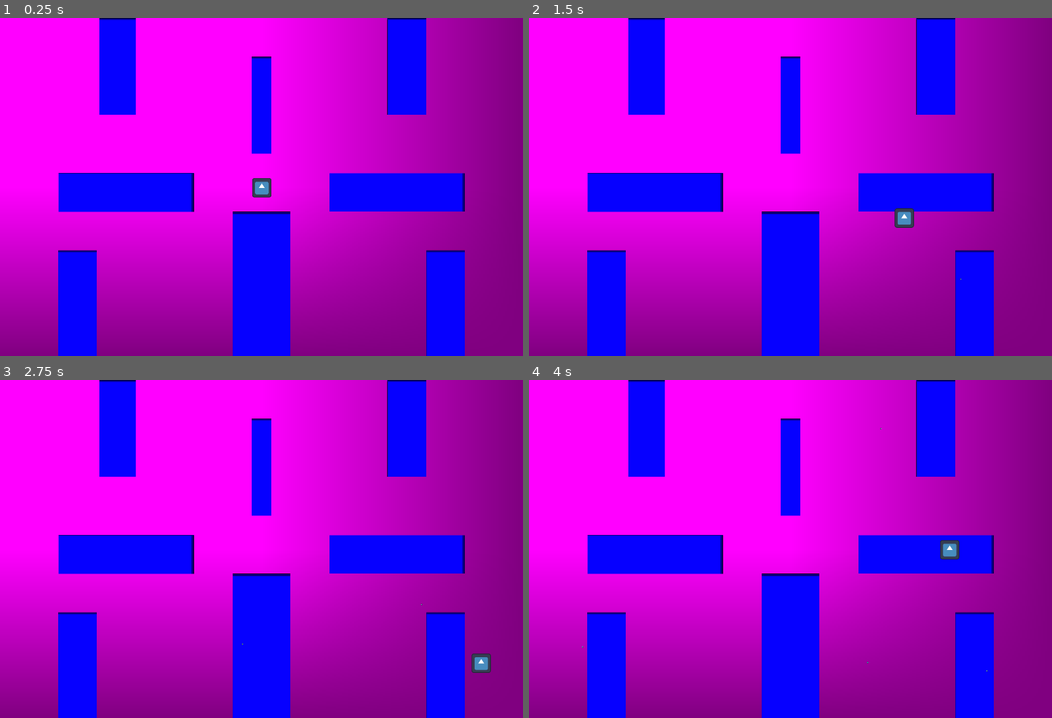
Above: before the commit, frames 1-4 (two rows, left to right).
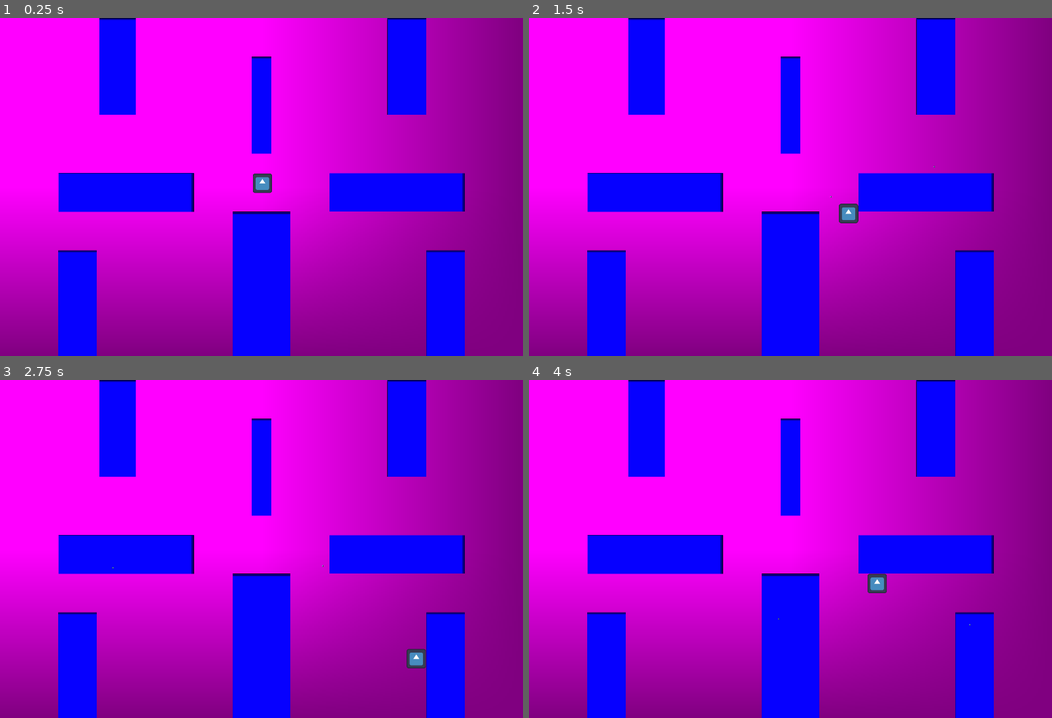
Above: after the commit, the same moments.

Repository: pingram-3/citrus-hack-2025
Game: Godot game, scene res://Main.tscn
Same seed, same stepped clock (60 frames per second), same inputs: the game is played once before the commit and once after it. This scene is started directly instead of the project's main scene. The engine's default icon, where the game draws it, is replaced by a stand-in: a white triangle on a blue panel in a dark square.
Inputs (mouse positions are in pixels of both pictures, inside the frame that each line leads up to):
- Up to frame 1 (0.25 s): no input
- Up to frame 2 (1.5 s): tap Enter at 0.5 s; move the mouse to (905, 170) at 0.52 s; hold D (right) 0.53-1.28 s; click (905, 170) at 0.6 s; move the mouse to (685, 203) at 1.27 s; hold S (down) from 1.28 s (still down); click (685, 203) at 1.35 s
- Up to frame 3 (2.75 s): move the mouse to (313, 474) at 2.02 s; release S (down) at 2.03 s; hold D (right) from 2.03 s (still down); click (313, 474) at 2.1 s
- Up to frame 4 (4 s): move the mouse to (764, 616) at 2.77 s; release D (right) at 2.78 s; hold W (up) 2.78-3.53 s; click (764, 616) at 2.85 s; move the mouse to (947, 599) at 3.52 s; hold A (left) from 3.53 s (still down); click (947, 599) at 3.6 s

The runs differ from the first frame. In frame 1, 0.2% of the frame differs, in the area x 48-52%, y 46-54%; in frame 2, 0.4%; in frame 3, 0.4%; in frame 4, 0.4%, in the area x 10-88%, y 14-87%.

Commit message:
Update player

Diff:
--- a/Main.tscn
+++ b/Main.tscn
@@ -8,5 +8,5 @@
 [node name="Level" parent="." instance=ExtResource("1_glv2v")]
 
 [node name="Player" parent="." instance=ExtResource("2_uu6xs")]
-position = Vector2(865, 561)
+position = Vector2(867, 546)
 scale = Vector2(0.5, 0.5)
--- a/character_body_2d.gd
+++ b/character_body_2d.gd
@@ -26,6 +26,7 @@
 		shootDirection = (targetPosition - global_position).normalized()
 
 		var m1 = preloadm1.instantiate()
+		get_parent().add_child(m1)
 		m1.launchProjectile(global_position, targetPosition)
 		get_parent().add_child(m1)
 
--- a/level.tscn
+++ b/level.tscn
@@ -19,9 +19,10 @@
 centered = false
 
 [node name="Bounds" type="Node2D" parent="."]
-metadata/_edit_lock_ = true
 
 [node name="WallTop" type="StaticBody2D" parent="Bounds"]
+collision_layer = 7
+collision_mask = 7
 
 [node name="CollisionShape2D" type="CollisionShape2D" parent="Bounds/WallTop"]
 position = Vector2(863.99994, -31.48438)
@@ -29,6 +30,8 @@
 shape = SubResource("RectangleShape2D_u52ul")
 
 [node name="WallBottom" type="StaticBody2D" parent="Bounds"]
+collision_layer = 7
+collision_mask = 7
 
 [node name="CollisionShape2D" type="CollisionShape2D" parent="Bounds/WallBottom"]
 position = Vector2(867.125, 1150.7109)
@@ -36,6 +39,8 @@
 shape = SubResource("RectangleShape2D_u52ul")
 
 [node name="WallLeft" type="StaticBody2D" parent="Bounds"]
+collision_layer = 7
+collision_mask = 7
 
 [node name="CollisionShape2D" type="CollisionShape2D" parent="Bounds/WallLeft"]
 position = Vector2(-31.000044, 647.99994)
@@ -45,6 +50,8 @@
 
 [node name="Wall Right" type="StaticBody2D" parent="Bounds"]
 position = Vector2(-3, 2)
+collision_layer = 7
+collision_mask = 7
 
 [node name="CollisionShape2D" type="CollisionShape2D" parent="Bounds/Wall Right"]
 position = Vector2(1761.9688, 630)
@@ -60,6 +67,8 @@
 
 [node name="Area2D" type="StaticBody2D" parent="Sprite2D2"]
 position = Vector2(-0.0002522111, 0.27855155)
+collision_layer = 7
+collision_mask = 7
 
 [node name="CollisionShape2D" type="CollisionShape2D" parent="Sprite2D2/Area2D"]
 position = Vector2(-0.00024414063, -0.20748901)
@@ -73,6 +82,8 @@
 texture = SubResource("PlaceholderTexture2D_u52ul")
 
 [node name="Area2D" type="StaticBody2D" parent="Sprite2D3"]
+collision_layer = 7
+collision_mask = 7
 
 [node name="CollisionShape2D" type="CollisionShape2D" parent="Sprite2D3/Area2D"]
 position = Vector2(-0.00024414063, -0.20748901)
@@ -86,6 +97,8 @@
 texture = SubResource("PlaceholderTexture2D_u52ul")
 
 [node name="Area2D" type="StaticBody2D" parent="Sprite2D4"]
+collision_layer = 7
+collision_mask = 7
 
 [node name="CollisionShape2D" type="CollisionShape2D" parent="Sprite2D4/Area2D"]
 position = Vector2(-0.00024414063, -0.2074585)
@@ -100,6 +113,8 @@
 texture = SubResource("PlaceholderTexture2D_u52ul")
 
 [node name="Area2D" type="StaticBody2D" parent="Sprite2D5"]
+collision_layer = 7
+collision_mask = 7
 
 [node name="CollisionShape2D" type="CollisionShape2D" parent="Sprite2D5/Area2D"]
 position = Vector2(-0.00024414063, -0.20748901)
@@ -113,6 +128,8 @@
 texture = SubResource("PlaceholderTexture2D_u52ul")
 
 [node name="Area2D" type="StaticBody2D" parent="Sprite2D6"]
+collision_layer = 7
+collision_mask = 7
 
 [node name="CollisionShape2D" type="CollisionShape2D" parent="Sprite2D6/Area2D"]
 position = Vector2(0, -0.20748138)
@@ -126,6 +143,8 @@
 texture = SubResource("PlaceholderTexture2D_u52ul")
 
 [node name="Area2D" type="StaticBody2D" parent="Sprite2D7"]
+collision_layer = 7
+collision_mask = 7
 
 [node name="CollisionShape2D" type="CollisionShape2D" parent="Sprite2D7/Area2D"]
 position = Vector2(-0.00024414063, -0.20748138)
@@ -139,6 +158,8 @@
 texture = SubResource("PlaceholderTexture2D_u52ul")
 
 [node name="Area2D" type="StaticBody2D" parent="Sprite2D8"]
+collision_layer = 7
+collision_mask = 7
 
 [node name="CollisionShape2D" type="CollisionShape2D" parent="Sprite2D8/Area2D"]
 position = Vector2(-0.00024414063, -0.20748138)
@@ -152,6 +173,8 @@
 texture = SubResource("PlaceholderTexture2D_u52ul")
 
 [node name="Area2D" type="StaticBody2D" parent="Sprite2D9"]
+collision_layer = 7
+collision_mask = 7
 
 [node name="CollisionShape2D" type="CollisionShape2D" parent="Sprite2D9/Area2D"]
 position = Vector2(0, -0.2074585)
